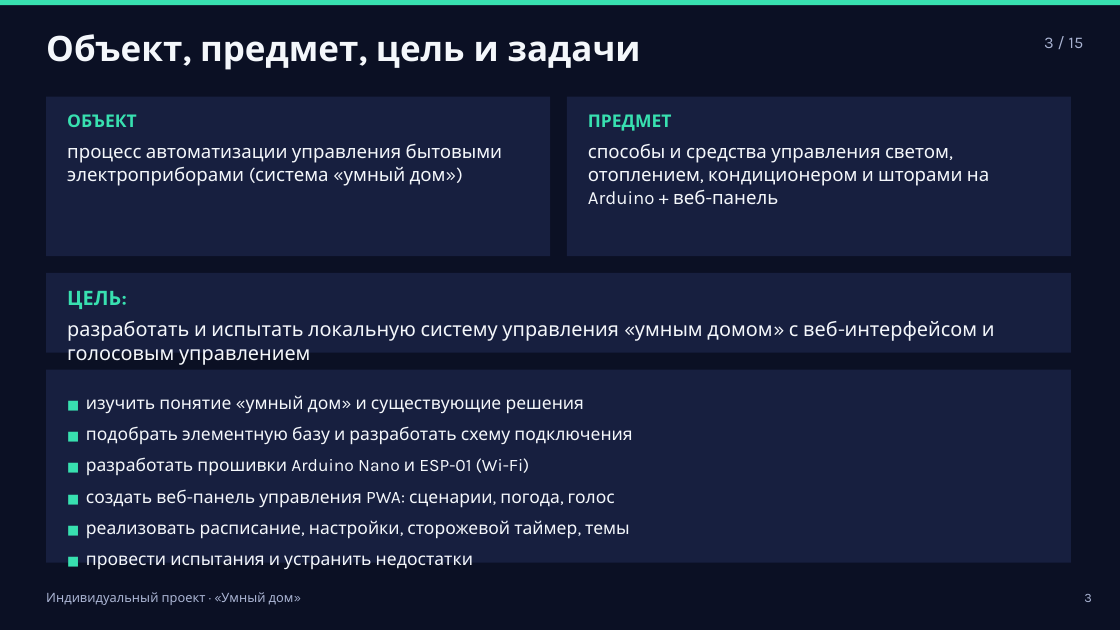
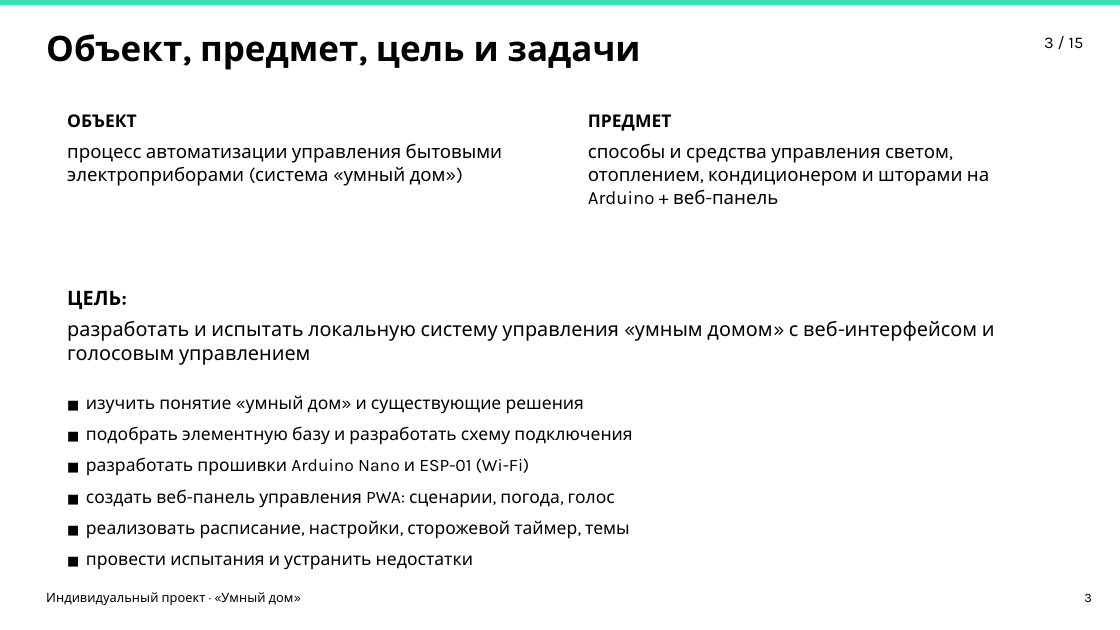
Before and after one commit to belyaevroman31-star/smart_home, a slide deck: slide 3 of Презентация проекта.ppt. Drawn at 1120x630 pixels with LibreOffice and Linux fonts; fonts in the diff are those of the drawing. Boxes give left, top, right and bottom in pixels: in the first picture for what was removed or moved away, otherwise in the second. Text is boxed around its words. In the diff, an @@ line names an element or a change of style, - is before the commit and + after.

```diff
--- a/Презентация проекта.ppt
+++ b/Презентация проекта.ppt
@@ rectangle removed at box(0, 0, 1119, 630) @@
@@ text "Объект, предмет, цель и задачи" at box(46, 34, 641, 70): text colour #F4F7FB to #000000 @@
@@ text "ОБЪЕКТ" at box(67, 114, 502, 186): text colour #38E0B0 to #000000 in "ОБЪЕКТ"; text colour #F4F7FB to #000000 @@
@@ text "ПРЕДМЕТ" at box(588, 114, 989, 205): text colour #38E0B0 to #000000 in "ПРЕДМЕТ"; text colour #F4F7FB to #000000 @@
@@ text "ЦЕЛЬ:" at box(67, 290, 995, 365): text colour #38E0B0 to #000000 in "ЦЕЛЬ:"; text colour #F4F7FB to #000000 @@
@@ text "■ изучить понятие «умный дом» ..." at box(86, 395, 632, 570): text colour #38E0B0 to #000000 in "■", "■", "■", "■" and 2 more places; text colour #F4F7FB to #000000 @@
@@ fill #171F3F to #FFFFFF in 4 elements at box(46, 97, 550, 256), box(567, 97, 1070, 256), box(46, 273, 1070, 353), box(46, 369, 1070, 563) @@
@@ text colour #AAB4D3 to #000000 in 3 elements at box(1044, 37, 1084, 48), box(46, 592, 294, 605), box(1084, 594, 1092, 602) @@
```
Also in this commit, not shown: 14 other slides changed, 1 other file.
